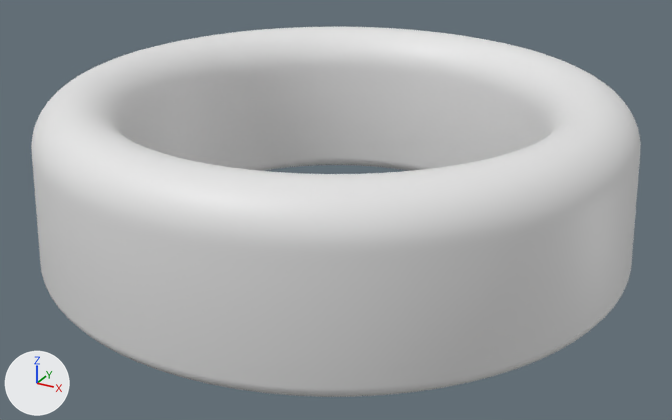
An edit to the glTF model assets/models/ring.glb, drawn before and after from the same camera.
Before and after are seen from a camera (50 mm lens) standing at (0.018, -0.0327, 0.0142) and looking at (0.0004, -0.0007, -0.0018). Arrows for +X, +Y and +Z are at lower left; the lights stay in place. The older version comes first. Vertices at exactly the same position are counted once.

Before the edit, the objects in view are built like this:
```python
me_ring = bpy.data.meshes.new('Ring')
me_ring.from_pydata(...)  # 2320 vertices, 4640 faces; spans x -0.0125..0.0125, y -0.0125..0.0125, z -0.0035..0.0035
ob_ring = bpy.data.objects.new('Ring', me_ring)
ob_ring.location = (0.0, 0.0, 0.0)
```
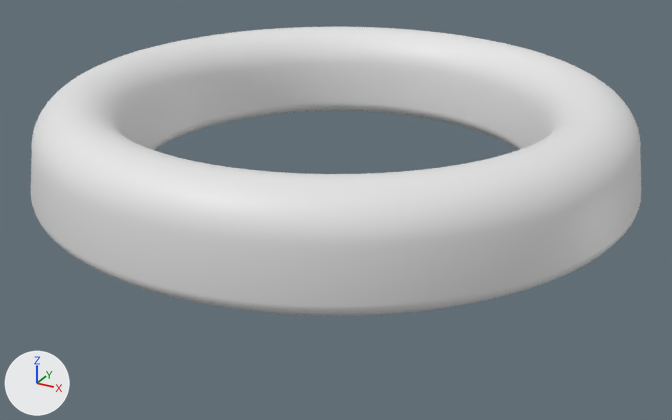
The newer file is also turned or shifted as a whole; pictures and numbers use the older file's frame.

Changed parts and their boxes [x1, y1, x2, y2] in the pictures (672 x 420 px; the box of a moved part takes in the faces that stretch with it):
'Ring', reshaped (22% shorter)
    before: [31, 27, 641, 397]
    after: [31, 27, 641, 316]
part 1 of me_ring, moved or reshaped
    before: [32, 69, 640, 397]
    after: [31, 69, 641, 316]

Edits to the bpy script that builds the scene:
```text
Change me_ring:
    used by ob_ring; location = (0.0, 0.0, 0.0)
    remove me_ring.from_pydata(...)  # 2320 vertices, 4640 faces; spans x -0.0125..0.0125, y -0.0125..0.0125, z -0.0035..0.0035
    add me_ring.from_pydata(...)  # 2320 vertices, 4640 faces; spans x -0.0125..0.0125, y -0.0125..0.0125, z -0.0005..0.0035
    me_ring part 1: all 800 vertices in x -0.0125..0.0125, y -0.0125..0.0125, z -0.0035..-0.0029 are moved by (0.0, 0.0, 0.003)
```
